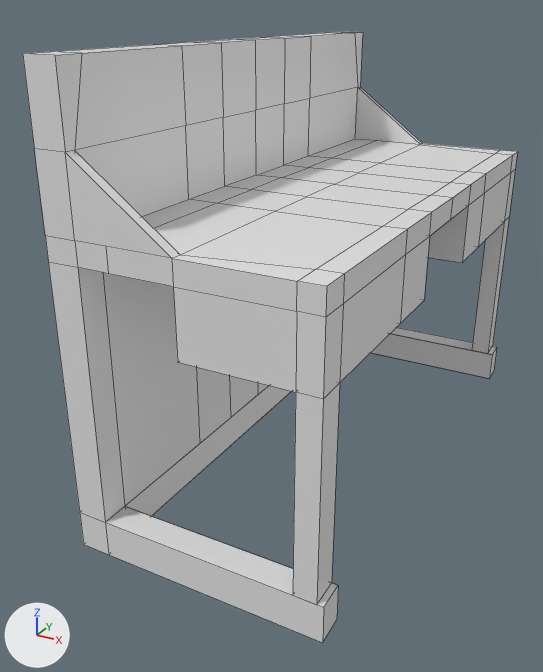
What one commit did to the Blender file Assets/Raw/Blender/TableModern.blend.
The view is the same before and after, from a 50 mm camera at (2.55, -5.72, 1.75) aimed at (-0.33, -0.48, -0.87). The lights are fixed; the arrows at lower left show +X, +Y and +Z. Mesh edges are drawn as thin lines.
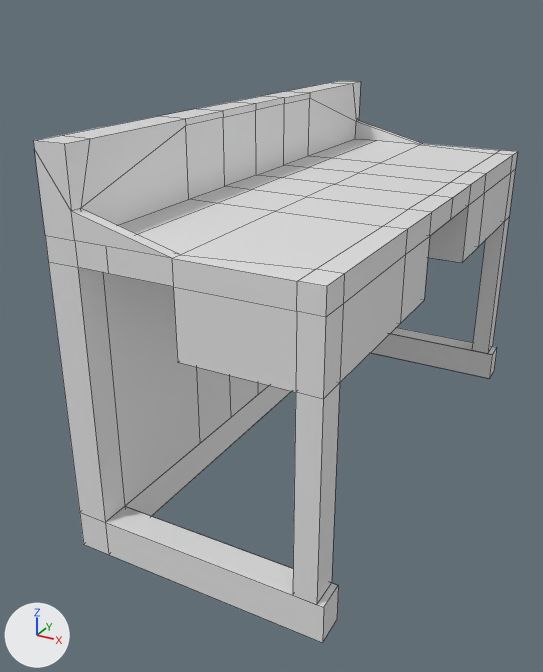
Commit message: Modern Furnitures

Changed parts and their boxes [x1, y1, x2, y2] in the pictures (543 x 672 px; the box of a moved part takes in the faces that stretch with it):
'Cube', reshaped (8% shorter): before [23, 32, 518, 643]; after [34, 81, 518, 643]
part 1 of me_cube, moved or reshaped: before [23, 52, 189, 258]; after [34, 126, 189, 258]
part 2 of me_cube, moved or reshaped: before [230, 36, 311, 110]; after [233, 91, 310, 110]
part 3 of me_cube, moved or reshaped: before [288, 32, 423, 156]; after [290, 81, 422, 156]
part 4 of me_cube, moved or reshaped: before [55, 40, 256, 150]; after [61, 102, 256, 208]

Patch to the scene script:
```diff
--- a/Assets/Raw/Blender/TableModern.blend.py
+++ b/Assets/Raw/Blender/TableModern.blend.py
@@ me_cube @@
 # used by ob_cube; location = (0.0, 0.0, 0.5)
-me_cube.from_pydata(...)  # 217 vertices, 206 faces; spans x -1.0..1.05, y -2.29..2.29, z -2.59..0.99
+me_cube.from_pydata(...)  # 217 vertices, 206 faces; spans x -1.0..1.05, y -2.29..2.29, z -2.59..0.49
+# me_cube part 1: 6 of the vertices in x -1.0..-0.75, y -2.29..-2.06, z 0.44..0.99 are scaled about their middle by (1, 1, 0.745), then moved by (0.0, 0.0, -0.43)
+# me_cube part 2: 6 of the vertices in x -1.0..-0.75, y 0.01..1.04, z 0.99 are scaled about their middle by (1, 1, 0.745), then moved by (0.0, 0.0, -0.43)
+# me_cube part 3: 6 of the vertices in x -1.0..-0.75, y 2.08..2.29, z 0.44..0.99 are scaled about their middle by (1, 1, 0.745), then moved by (0.0, 0.0, -0.43)
+# me_cube part 4: 4 of the vertices in x -1.0..-0.75, y -1.03..-0.51, z 0.99 are scaled about their middle by (1, 1, 0.745), then moved by (0.0, 0.0, -0.43)
 me_cube.materials.append(mat_material)
```
